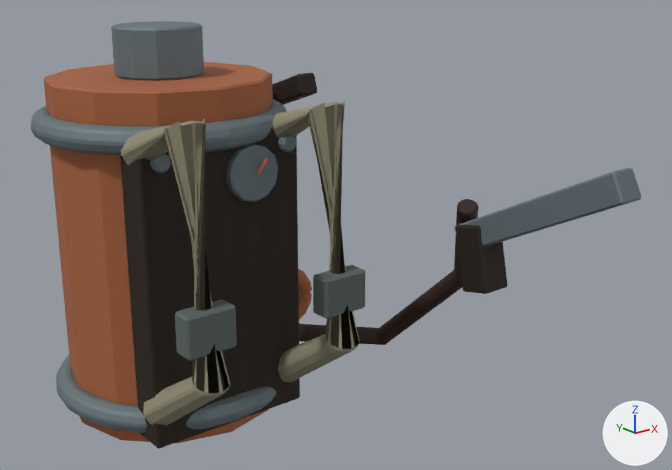
Before and after pictures for a commit that changed the glTF model art/fire-response/WardenSprayer.glb.
Before and after are seen from a 50 mm camera at (-0.917, -1.723, 1.046) aimed at (0.212, -0.312, 0.481). The axes (+X, +Y, +Z) are drawn at lower right. The lights are the same throughout. The picture after the commit comes second. Where no turn or scale is listed for an object, it has been applied to the vertices.

Names of what the first picture shows: 'Backpack tank', 'Backplate', 'Filler cap', 'Flexible hose', 'Pressure dial', 'Shoulder strap', 'Shoulder strap.001', 'Spray wand', 'Strap buckle', 'Tank binding', 'Tank binding.001', 'Wand grip' and 6 more.
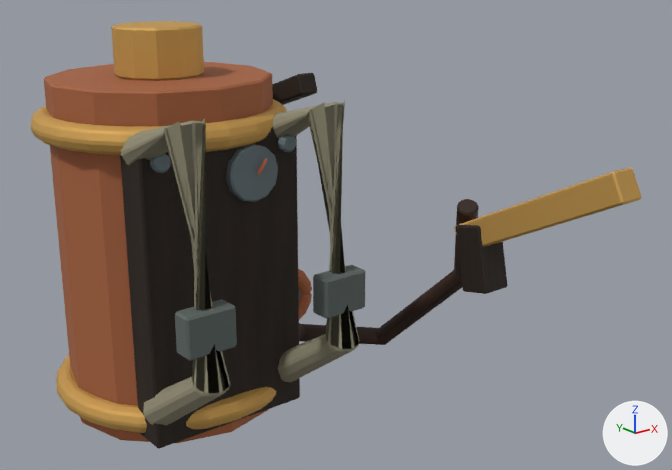
What changed in the scene script:
```text
Add mat_brass:
    mat_brass = principled_material('brass')
    mat_brass.base_color = (0.65, 0.39, 0.105)  # orange #d3a85b
    mat_brass.metallic = 0.55
    mat_brass.roughness = 0.7
Change me_cone_022:
    where me_cone_022.from_pydata(...)  # 48 vertices, 92 faces; spans x -0.09..0.09, y -0.09..0.09, z -0.05..0.05
    remove me_cone_022.materials.append(mat_metal)  # grey #768489
    add me_cone_022.materials.append(mat_brass)  # orange #d3a85b
Change me_cube_232:
    where me_cube_232.from_pydata(...)  # 24 vertices, 44 faces; spans x -0.03..0.03, y -0.202..0.202, z -0.12..0.12
    remove me_cube_232.materials.append(mat_metal)  # grey #768489
    add me_cube_232.materials.append(mat_brass)  # orange #d3a85b
Change me_tank_binding:
    where me_tank_binding.from_pydata(...)  # 414 vertices, 828 faces; spans x -0.261..0.261, y -0.261..0.261, z 0.104..0.156
    remove me_tank_binding.materials.append(mat_metal)  # grey #768489
    add me_tank_binding.materials.append(mat_brass)  # orange #d3a85b
Change me_tank_binding_001:
    where me_tank_binding_001.from_pydata(...)  # 414 vertices, 828 faces; spans x -0.261..0.261, y -0.261..0.261, z 0.674..0.726
    remove me_tank_binding_001.materials.append(mat_metal)  # grey #768489
    add me_tank_binding_001.materials.append(mat_brass)  # orange #d3a85b
```

What differs and where, as boxes (x1, y1, x2, y2) in the pictures (672 x 470 px):
'Spray wand', recoloured (grey to orange): (454, 168, 641, 247) in both
'Filler cap', recoloured (grey to orange): (111, 21, 204, 80) in both
'Tank binding.001', recoloured (grey to orange): (31, 99, 287, 155) in both
'Tank binding', recoloured (grey to orange): (56, 355, 276, 433) in both
